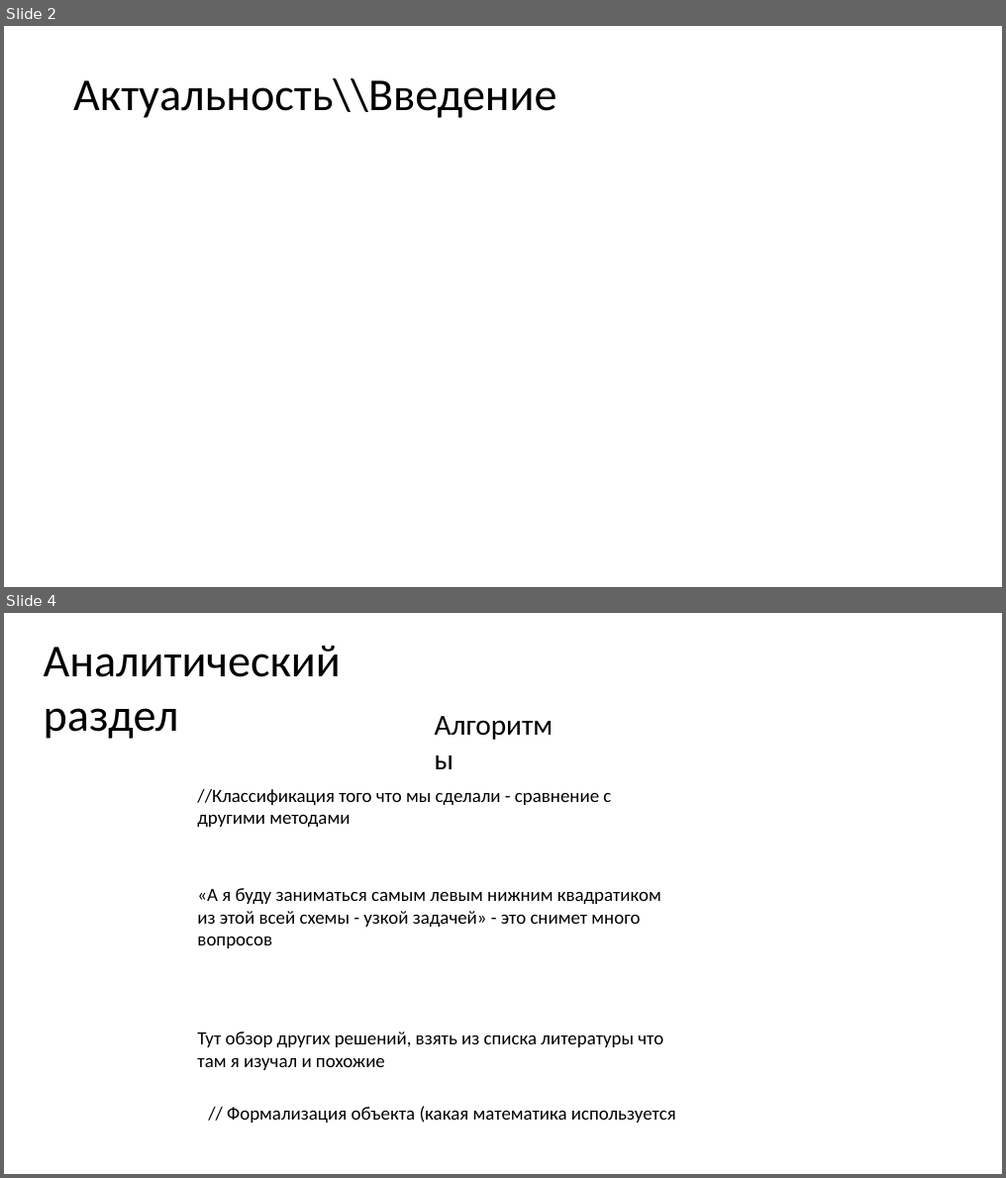
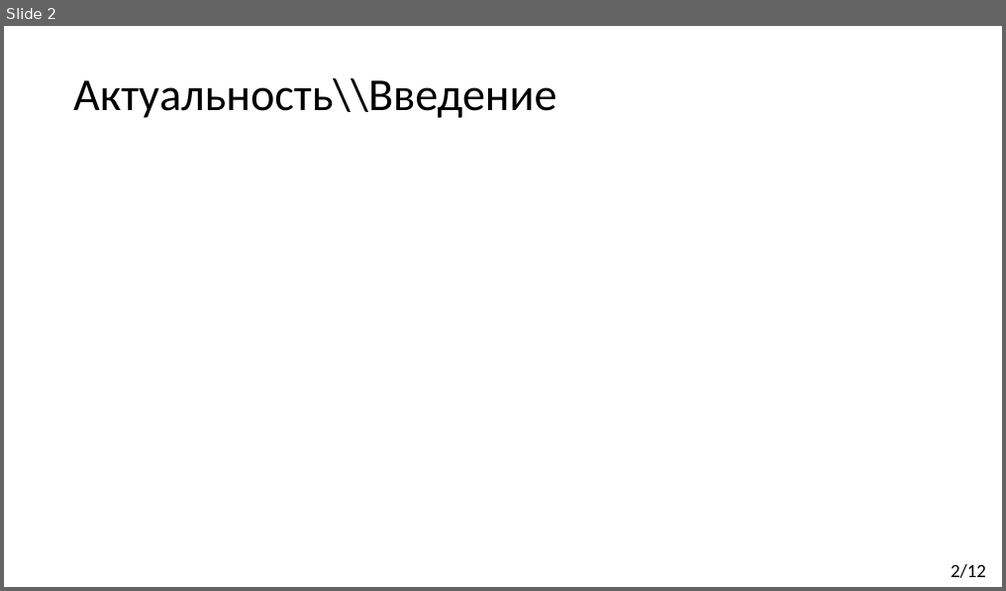
Before and after one commit to Kirmark/bachelor-qualification-work, a slide deck: presentation/presentation.pptx. Shown one above the other, each under a label of ours: slides 2 and 4 before the commit, slide 2 after it; the slides between them are not shown. The pictures are 1006x1178 and 1006x591 pixels, drawn with LibreOffice and Linux fonts; fonts in the diff are those of the drawing. Boxes give left, top, right and bottom in pixels: in the first picture for what was removed or moved away, otherwise in the second. Text is boxed around its words. In the diff, an @@ line names an element or a change of style, - is before the commit and + after.

```diff
--- a/presentation/presentation.pptx
+++ b/presentation/presentation.pptx
@@ slide 4 removed at [4, 613, 1002, 1174], background #FFFFFF @@
@@ text removed at [44, 645, 341, 739] @@
-Аналитический раздел
@@ text removed at [427, 703, 579, 746] @@
-Алгоритмы
@@ text removed at [197, 789, 611, 827] @@
-//Классификация того что мы сделали - сравнение с другими методами
@@ text removed at [197, 888, 661, 949] @@
-«А я буду заниматься самым левым нижним квадратиком из этой всей схемы - узкой задачей» - это снимет много вопросов
@@ text removed at [197, 1032, 663, 1070] @@
-Тут обзор других решений, взять из списка литературы что там я изучал и похожие
@@ text removed at [227, 1106, 676, 1123] @@
-// Формализация объекта (какая математика используется
@@ slide 2 changed as well @@
@@ text added at [950, 565, 986, 578], 18 pt, text #000000 @@
+2/12
```
Also in this commit, not shown: 4 other slides changed, 7 slides added, 6 other slides removed, 13 other files.
